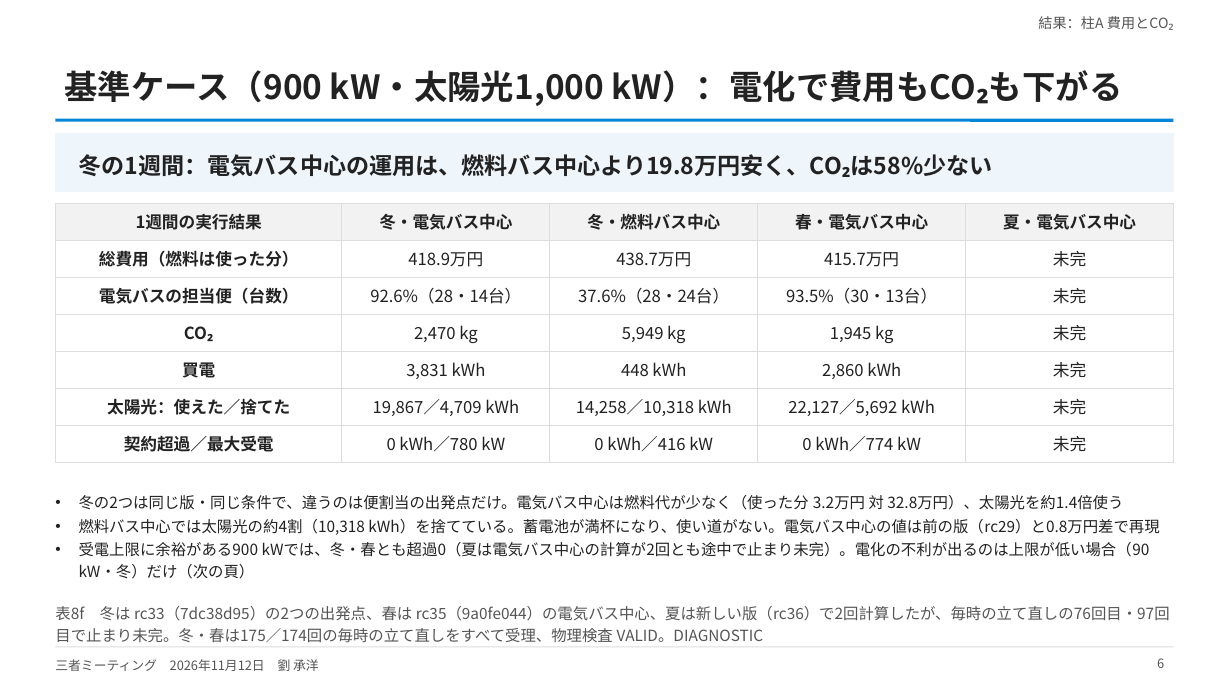
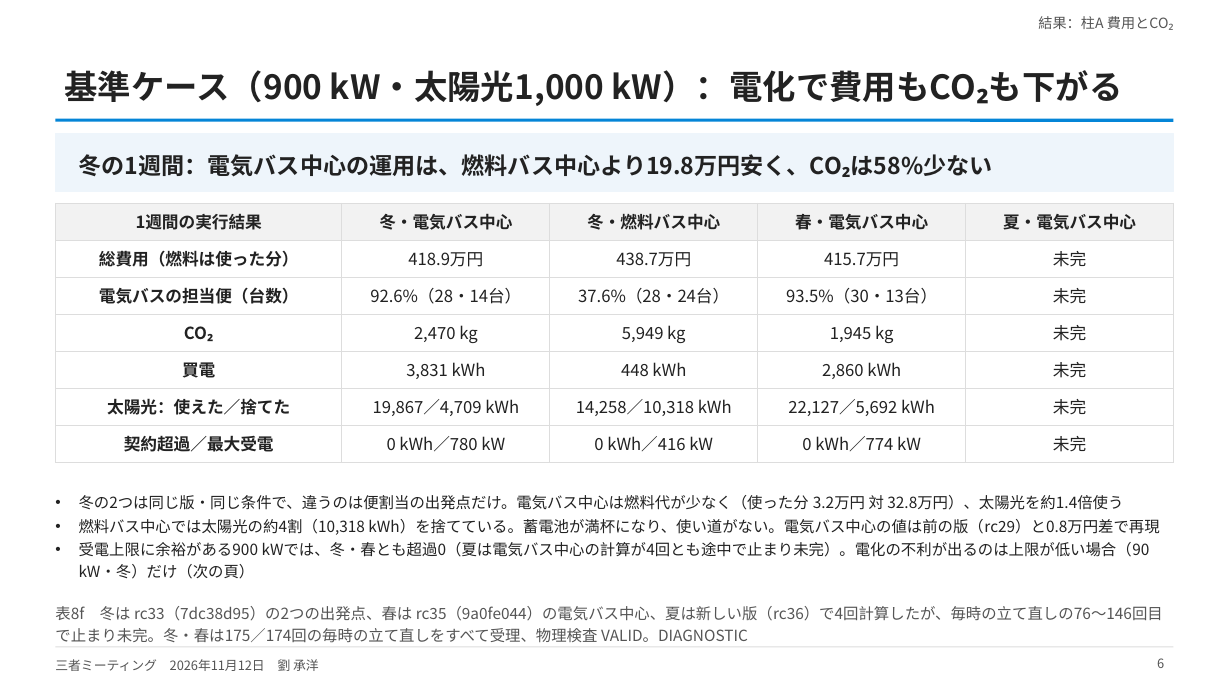
Before and after one commit to CYLIU2003/master-course, a slide deck: slide 6 of outcome/2026-11-12_three_party/three_party_20261112.pptx. Drawn at 1232x693 pixels with LibreOffice and Linux fonts; fonts in the diff are those of the drawing. Boxes give left, top, right and bottom in pixels: in the first picture for what was removed or moved away, otherwise in the second. Text is boxed around its words. In the diff, an @@ line names an element or a change of style, - is before the commit and + after.

```diff
--- a/outcome/2026-11-12_three_party/three_party_20261112.pptx
+++ b/outcome/2026-11-12_three_party/three_party_20261112.pptx
@@ text at (79,542,1150,579): text changed @@
-• 受電上限に余裕がある900 kWでは、冬・春とも超過0（夏は電気バス中心の計算が2回とも途中で止まり未完）。電化の不利が出るのは上限が低い場合（90 kW・冬）だけ（次の頁）
+• 受電上限に余裕がある900 kWでは、冬・春とも超過0（夏は電気バス中心の計算が4回とも途中で止まり未完）。電化の不利が出るのは上限が低い場合（90 kW・冬）だけ（次の頁）
@@ text at (55,606,1163,643): text changed @@
-表8f 冬は rc33（7dc38d95）の2つの出発点、春は rc35（9a0fe044）の電気バス中心、夏は新しい版（rc36）で2回計算したが、毎時の立て直しの76回目・97回目で止まり未完。冬・春は175／174回の毎時の立て直しをすべて受理、物理検査 VALID。DIAGNOSTIC
+表8f 冬は rc33（7dc38d95）の2つの出発点、春は rc35（9a0fe044）の電気バス中心、夏は新しい版（rc36）で4回計算したが、毎時の立て直しの76〜146回目で止まり未完。冬・春は175／174回の毎時の立て直しをすべて受理、物理検査 VALID。DIAGNOSTIC
```
Also in this commit, not shown: 2 other slides changed, 8 other files.
